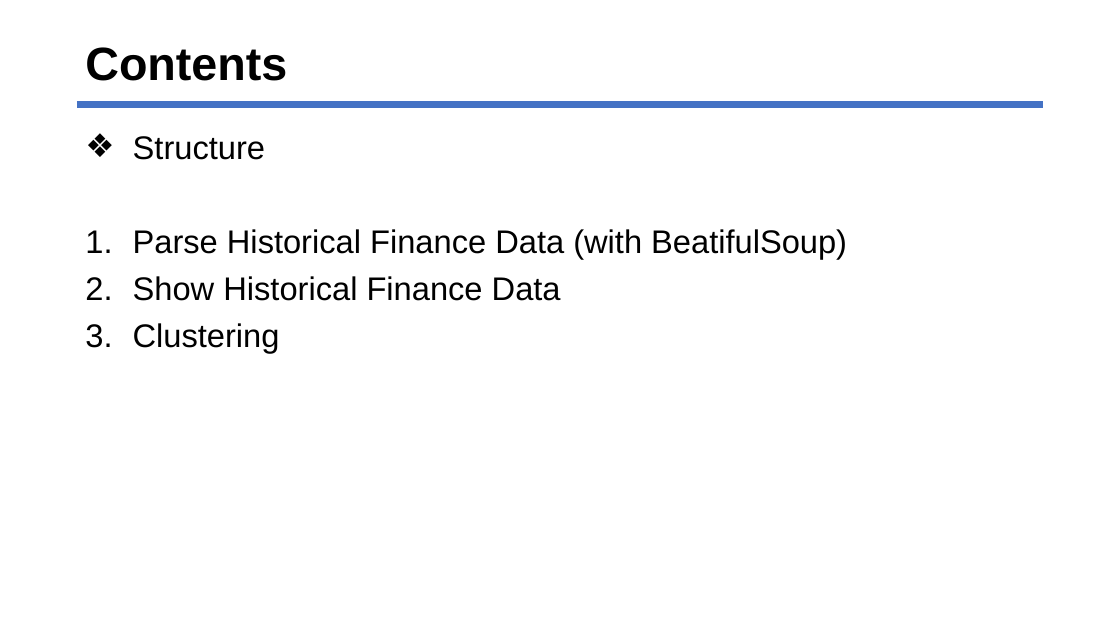
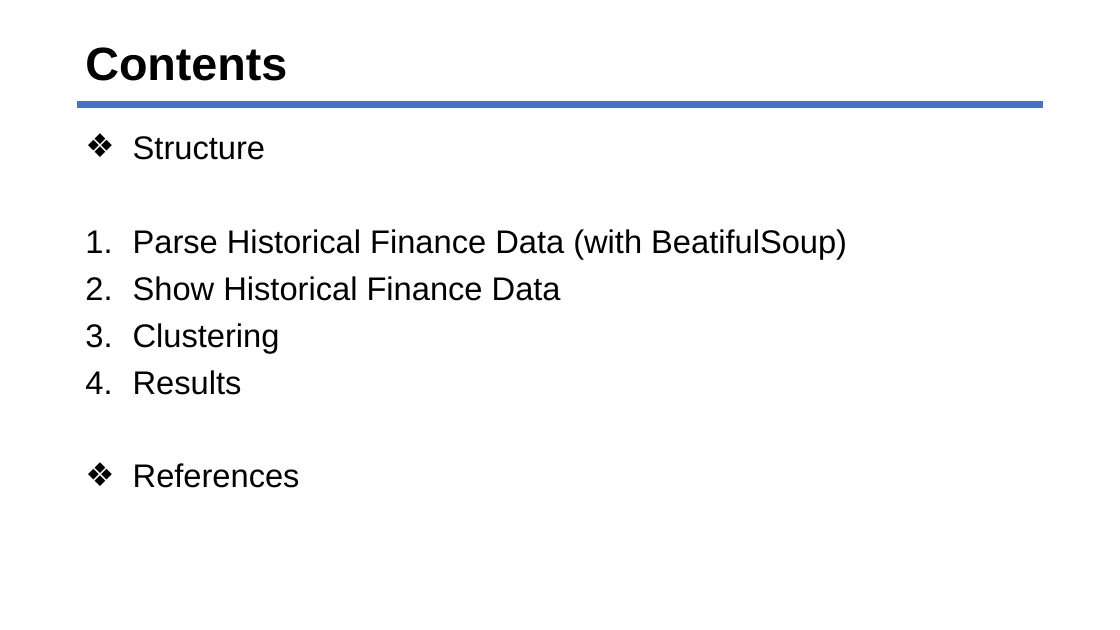
Before and after one commit to jhyun0919/skku_python_proj, a slide deck: slide 2 of etc/skku_term_proj.pptx. Drawn at 1120x630 pixels with LibreOffice and Linux fonts; fonts in the diff are those of the drawing. Boxes give left, top, right and bottom in pixels: in the first picture for what was removed or moved away, otherwise in the second. Text is boxed around its words. In the diff, an @@ line names an element or a change of style, - is before the commit and + after.

```diff
--- a/etc/skku_term_proj.pptx
+++ b/etc/skku_term_proj.pptx
@@ text at bbox=[133, 370, 300, 488]: paragraphs added @@
+4. Results
+❖ References
```
Also in this commit, not shown: 7 other slides changed, 11 slides added, 5 slides removed, 4 other files.
